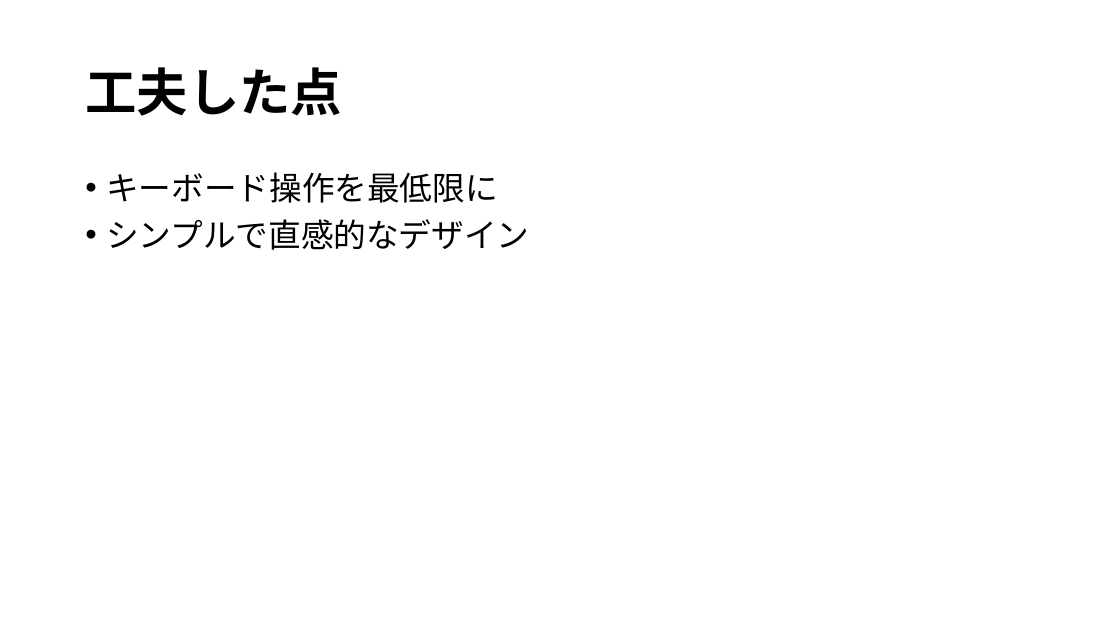
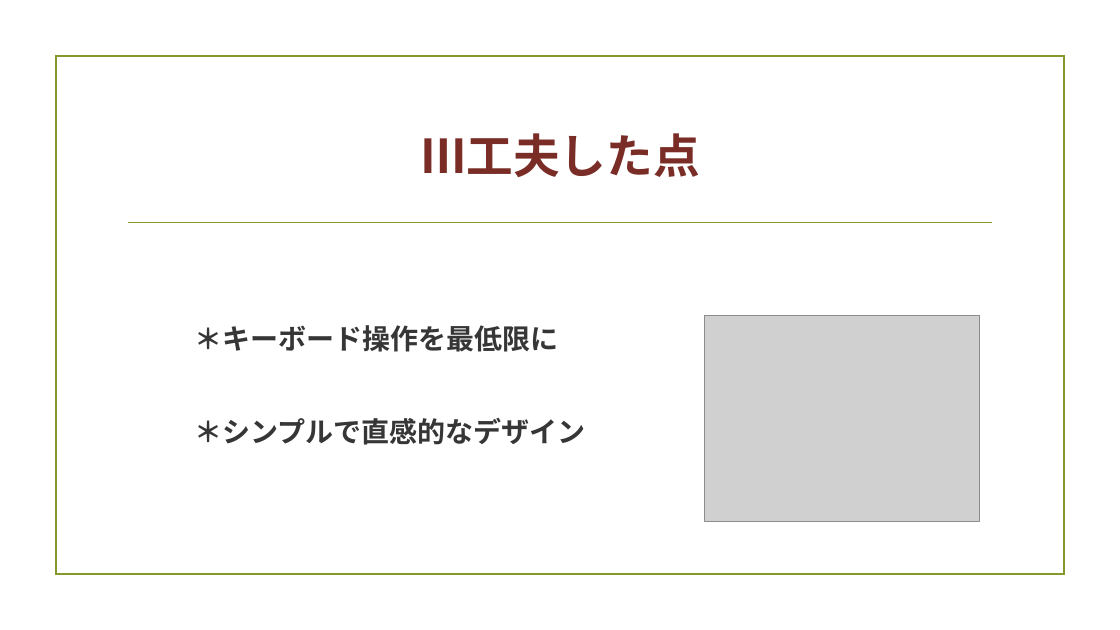
Before and after one commit to plusdojo2025/A5, a slide deck: slide 5 of documents/発表準備/6月成果発表会.pptx. Drawn at 1120x630 pixels with LibreOffice and Linux fonts; fonts in the diff are those of the drawing; grey boxes stand for pictures; background and template pictures are left out. Boxes give left, top, right and bottom in pixels: in the first picture for what was removed or moved away, otherwise in the second. Text is boxed around its words. In the diff, an @@ line names an element or a change of style, - is before the commit and + after.

```diff
--- a/documents/発表準備/6月成果発表会.pptx
+++ b/documents/発表準備/6月成果発表会.pptx
@@ rectangle added at [55,56,1064,575], outline #83992A 1.25 pt @@
@@ title removed at [85,67,342,116] @@
-工夫した点
@@ text added at [420,133,700,177], 40 pt, text #7A2D26, bold @@
+Ⅲ工夫した点
@@ line added from (129, 223) to (992, 223), #83992A 1.25 pt @@
@@ text at [194,325,585,445]: text changed; size 28 to 24 pt; font Noto Sans CJK JP to Times New Roman; text colour #000000 to #363636; bold on @@
-• キーボード操作を最低限に
-• シンプルで直感的なデザイン
+＊キーボード操作を最低限に
+＊シンプルで直感的なデザイン
@@ picture added at [704,315,980,522] @@
```
Also in this commit, not shown: 6 other slides changed, 1 slide added, 1 slide removed, 4 other files.
